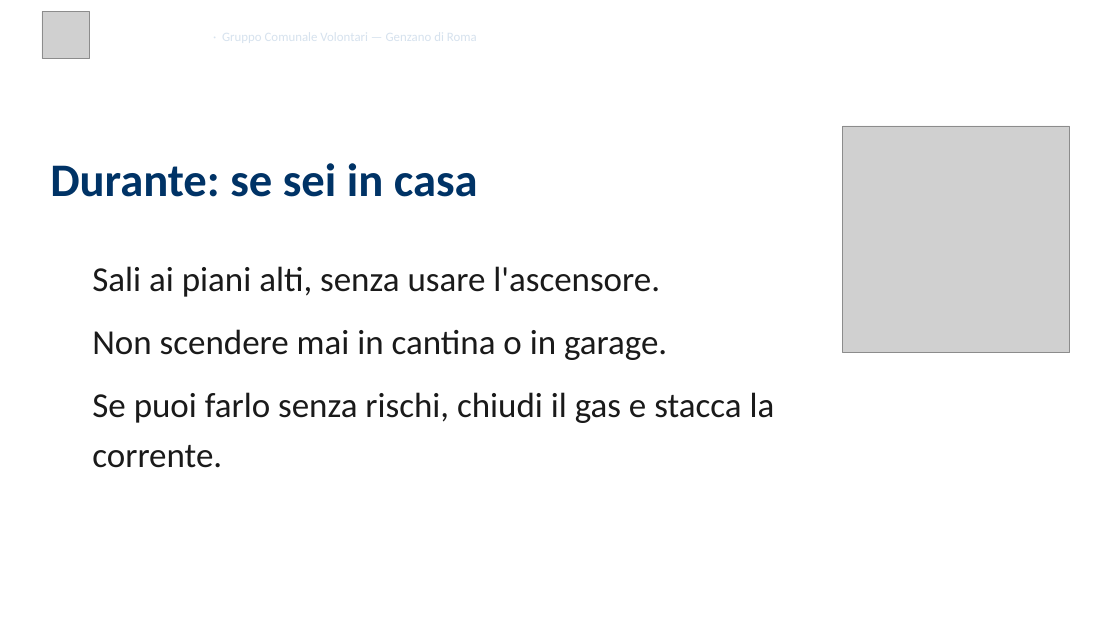
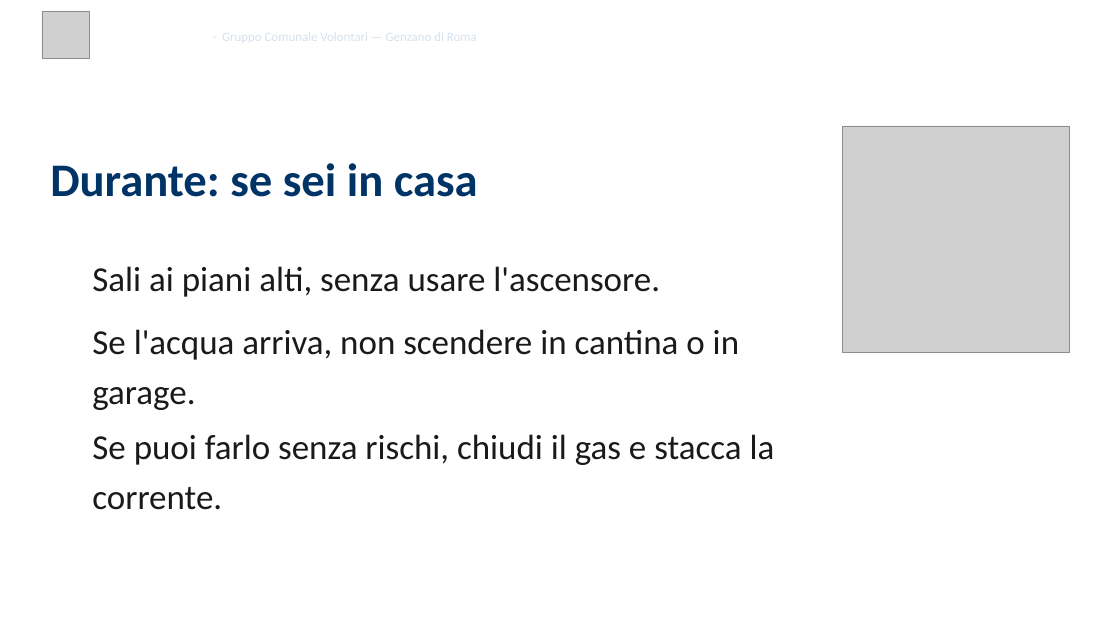
Before and after one commit to SviluppoItaliaDigitale/sito-pc-genzano, a slide deck: slide 6 of static/presentazioni/2026-04-08-rischio-idrogeologico-presentazione.pptx. Drawn at 1120x630 pixels with LibreOffice and Linux fonts; fonts in the diff are those of the drawing; grey boxes stand for pictures; background and template pictures are left out. Boxes give left, top, right and bottom in pixels: in the first picture for what was removed or moved away, otherwise in the second. Text is boxed around its words. In the diff, an @@ line names an element or a change of style, - is before the commit and + after.

```diff
--- a/static/presentazioni/2026-04-08-rischio-idrogeologico-presentazione.pptx
+++ b/static/presentazioni/2026-04-08-rischio-idrogeologico-presentazione.pptx
@@ text at [92,329,739,410]: text changed @@
-Non scendere mai in cantina o in garage.
+Se l'acqua arriva, non scendere in cantina o in garage.
@@ text "Se puoi farlo senza rischi, ...": place and size @@
-text "Se puoi farlo senza rischi, ..." at [92,392,775,468]
+text "Se puoi farlo senza rischi, ..." at [92,434,775,510]
```
Also in this commit, not shown: 7 other files.
